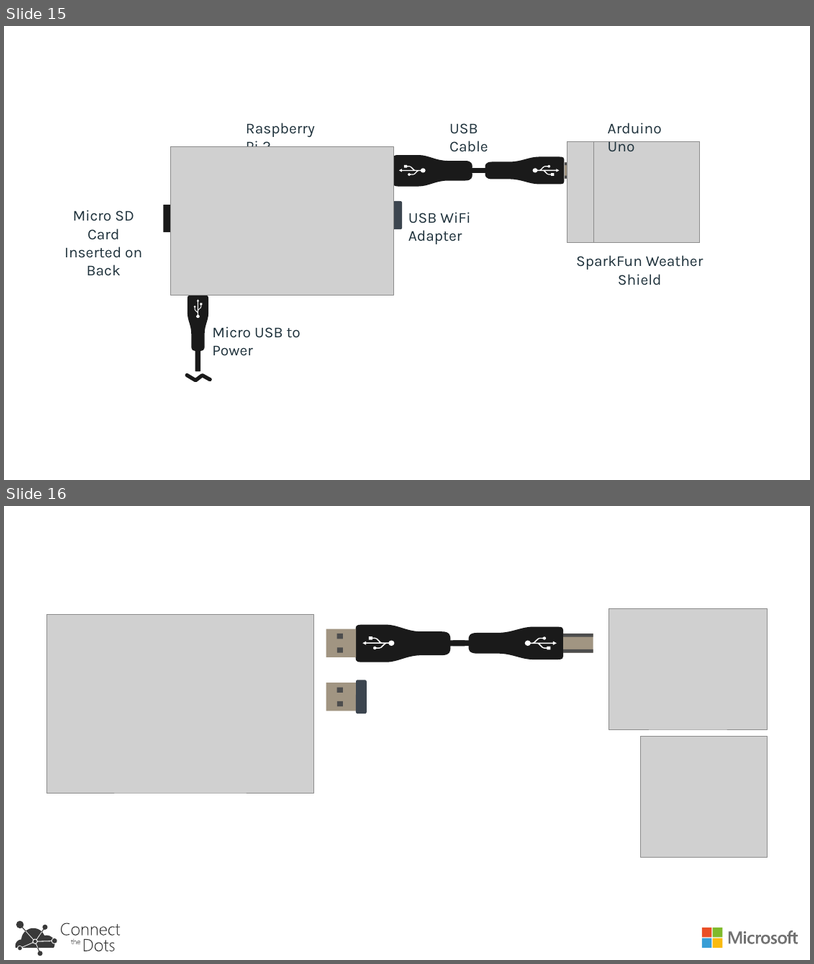
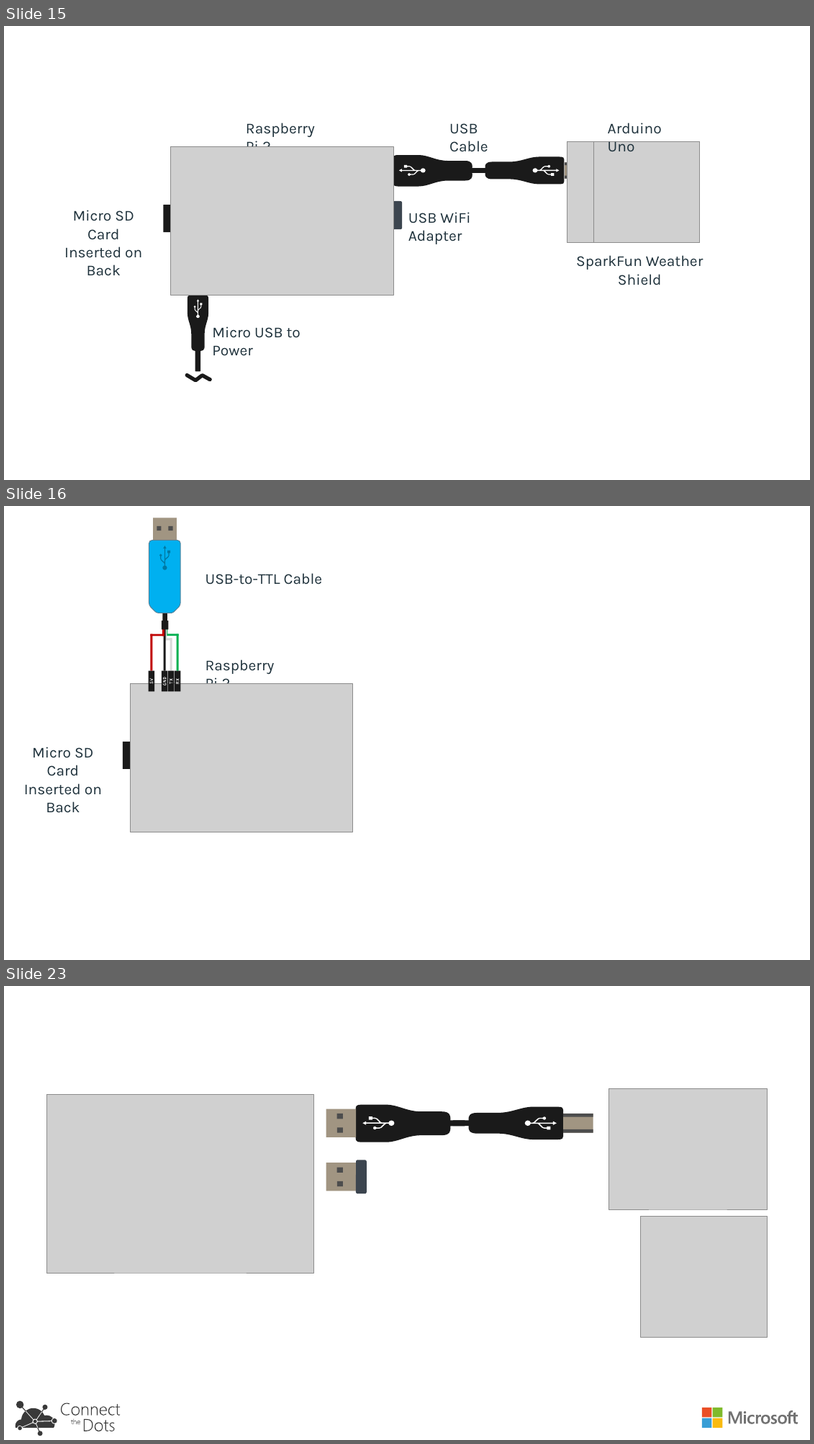
Before and after one commit to zebular13/connectthedots, a slide deck: HOLs/images/SolutionArchitecture/SolutionArchitecture.pptx. Shown one above the other, each under a label of ours: slides 15 and 16 before the commit, slides 15, 16 and 23 after it; the slides between them are not shown. The pictures are 814x964 and 814x1444 pixels, drawn with LibreOffice and Linux fonts; fonts in the diff are those of the drawing; grey boxes stand for pictures. Boxes give left, top, right and bottom in pixels: in the first picture for what was removed or moved away, otherwise in the second. Text is boxed around its words. In the diff, an @@ line names an element or a change of style, - is before the commit and + after.

Commit message:
Adding Raspberry Pi Connection Options

```diff
--- a/HOLs/images/SolutionArchitecture/SolutionArchitecture.pptx
+++ b/HOLs/images/SolutionArchitecture/SolutionArchitecture.pptx
@@ slide 16 added at [4,506,810,960], background #FFFFFF @@
@@ group added at [149,518,180,691]: 17 rectangles, 8 freeform shapes @@
@@ text added at [206,573,323,584], 18 pt, text #1E313B @@
+USB-to-TTL Cable
@@ text added at [206,659,275,684], 18 pt, text #1E313B @@
+Raspberry Pi 2
@@ picture added at [131,683,353,832] @@
@@ freeform shape added at [123,741,161,769], fill #1A1A1A @@
@@ text added at [24,746,102,813], 18 pt, text #1E313B @@
+Micro SD Card
+Inserted on Back
@@ what was slide 16 is now slide 23 @@
```
Also in this commit, not shown: 7 other slides added, 9 other files.
